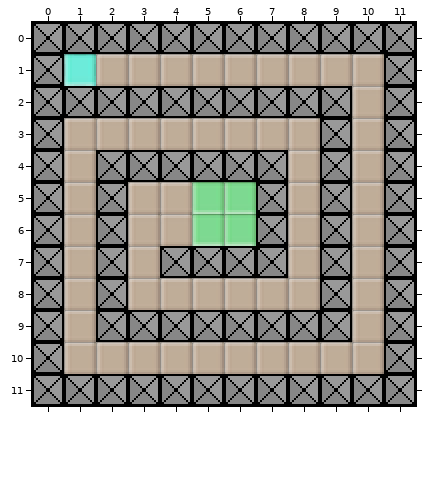
Two versions of a level (Tiled map (JSON), gamex/assets/levels/test4.json). Above, as it was before the edit.
Cells are 16x16 px. Shown: x 0..11, y 0..11.
Now the later version:
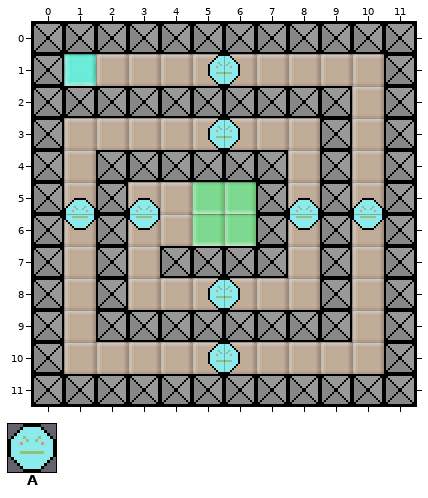
Key: from "tileset": A 8 "ball".
Objects are placed by their top-left corner, in cells (3,4 is the top-left corner of cell 3,4); size is 1x1 cell unless given.
Diff:
Layer "Object Layer 1":
added: A "ball" at 5.5,1
added: A "ball" at 5.5,3
added: A "ball" at 8,5.5
added: A "ball" at 10,5.5
added: A "ball" at 3,5.5
added: A "ball" at 1,5.5
added: A "ball" at 5.5,8
added: A "ball" at 5.5,10
Where, in picture pixels (left, top, right, bottom), the same in both pictures:
added: (208, 54, 240, 86)
added: (208, 118, 240, 150)
added: (64, 198, 96, 230)
added: (128, 198, 160, 230)
added: (288, 198, 320, 230)
added: (352, 198, 384, 230)
added: (208, 278, 240, 310)
added: (208, 342, 240, 374)
